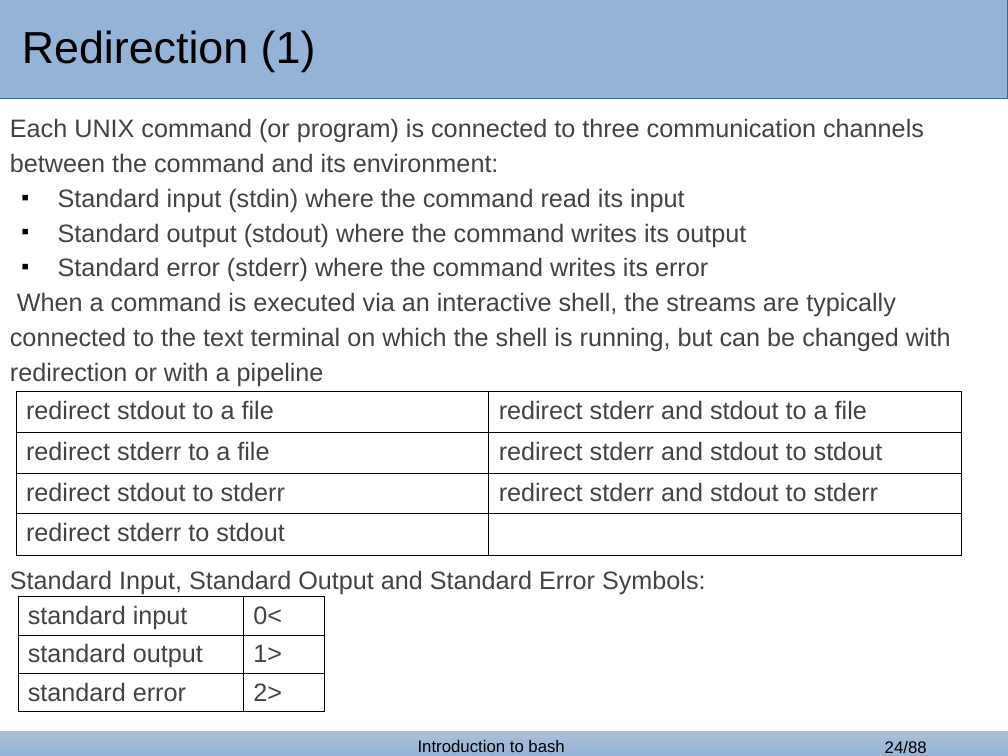
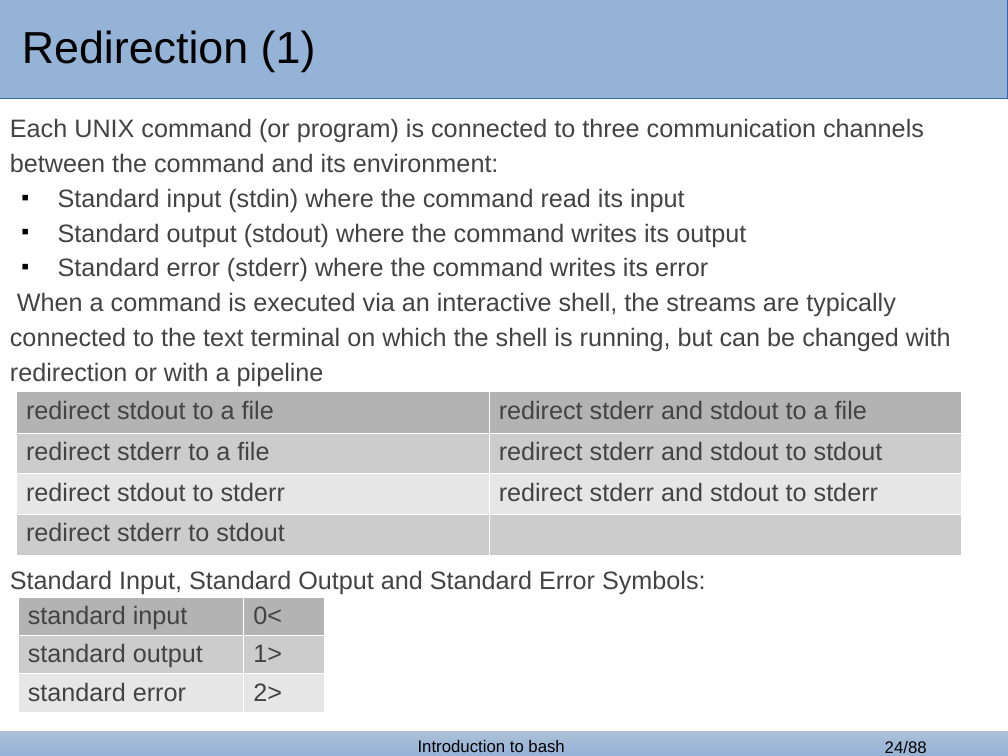
Before and after one commit to GozDavid/bash_lectures, a slide deck: slide 24 of bash_2.odp. Drawn at 1008x756 pixels with LibreOffice and Linux fonts; fonts in the diff are those of the drawing; background and template pictures are left out. Boxes give left, top, right and bottom in pixels: in the first picture for what was removed or moved away, otherwise in the second. Text is boxed around its words. In the diff, an @@ line names an element or a change of style, - is before the commit and + after.

```diff
--- a/bash_2.odp
+++ b/bash_2.odp
@@ table at (16, 391, 962, 555) @@
@@ fill none to #B3B3B3 in row 1 @@
@@ fill none to #CCCCCC in 3 cells @@
@@ fill none to #E6E6E6 in row 3 @@
@@ borders changed @@
@@ table at (18, 597, 325, 713) @@
@@ fill none to #B3B3B3 in row 1 @@
@@ fill none to #CCCCCC in row 2 @@
@@ fill none to #E6E6E6 in row 3 @@
@@ borders changed @@
```
Also in this commit, not shown: 1 other slide changed, 5 other files.
